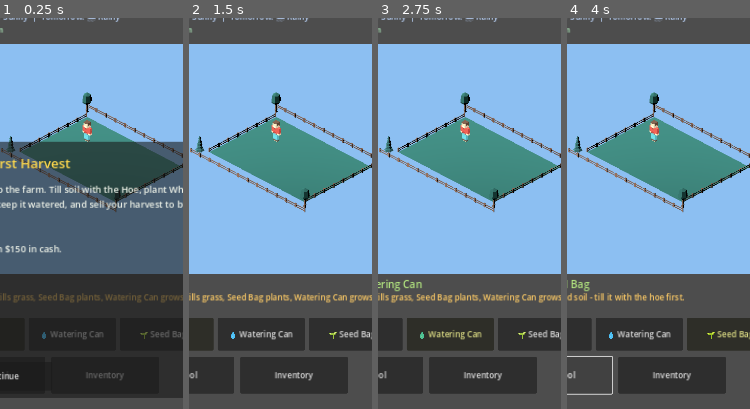
Above: before the commit, frames 1-4 (left to right).
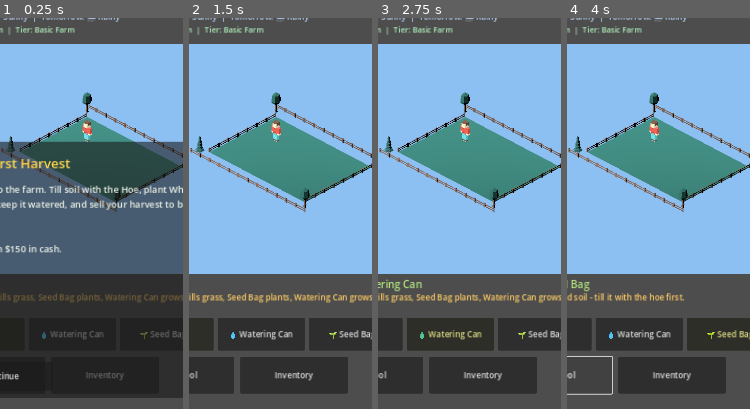
Above: after the commit, the same moments.

Repository: JLA92-bit/JLAProjects
Game: Godot game, scene res://scenes/Main.tscn
Two runs of this game, one before a commit and one after it. Both use one fixed random seed, a clock stepped at 60 frames per second and the inputs below.
Inputs:
- Up to frame 1 (0.25 s): no input
- Up to frame 2 (1.5 s): click "Continue" at 0.5 s; click "🔨 Hoe" at 1.25 s
- Up to frame 3 (2.75 s): click "💧 Watering Can" at 2 s
- Up to frame 4 (4 s): click "🌱 Seed Bag" at 2.75 s; click "Use Tool" at 3.5 s
The pictures show only the part of the screen within x 22-72%, y 3-53%; the shares and areas given below are measured in that part.

The runs differ from the first frame. In frame 1, 0.3% of the frame differs, in the area x 4-41%, y 2-5%; in frame 2, 0.3%; in frame 3, 0.3%; in frame 4, 0.3%.

Commit message:
Add Farm Progression tier ladder (Basic -> Advanced Agricultural Business)

Diff:
--- a/godot/scripts/Main.gd
+++ b/godot/scripts/Main.gd
@@ -181,6 +181,17 @@
 		"blight": true,
 		"goal_text": "Own all 20 regions - total world domination.",
 	},
+]
+
+# ---------- Farm progression (infrastructure ladder, separate from the Acts) ----------
+# The Acts above are the story/unlock gate; this ladder is a read-only label
+# reflecting how built-out the player's actual farming operation is, driven
+# by a simple score: +1 per Act reached beyond the first, +1 per equipment
+# upgrade owned. It labels the same growth the player is already causing
+# (more Acts, more upgrades) rather than gating anything new of its own.
+const FARM_TIERS := [
+	"Basic Farm", "Improved Farm", "Specialised Farm",
+	"Productive Farm", "Commercial Operation", "Advanced Agricultural Business",
 ]
 
 # ---------- Game state ----------
@@ -907,6 +918,17 @@
 	_log("Processed %d %s into 1 %s." % [needed, CROPS[key]["name"], recipe["product_name"]])
 	_refresh_all()
 
+func _farm_tier_index() -> int:
+	var owned_upgrade_count := 0
+	for key in UPGRADE_KEYS:
+		if owned_upgrades.get(key, false):
+			owned_upgrade_count += 1
+	var score = current_act + owned_upgrade_count
+	return clampi(score, 0, FARM_TIERS.size() - 1)
+
+func _farm_tier_name() -> String:
+	return FARM_TIERS[_farm_tier_index()]
+
 func _upgrade_locked_reason(key: String) -> String:
 	if key == "storage_silo_2" and not owned_upgrades.get("storage_silo_1", false):
 		return "requires Storage Silo first"
@@ -1250,7 +1272,7 @@
 		event_suffix,
 	]
 	var terrain = _terrain_for_plot(active_plot_id)
-	hud_farm.text = "Farming: %s%s" % [_plot_display_name(active_plot_id), "" if active_plot_id == "home" else " (%s)" % terrain]
+	hud_farm.text = "Farming: %s%s  |  Tier: %s" % [_plot_display_name(active_plot_id), "" if active_plot_id == "home" else " (%s)" % terrain, _farm_tier_name()]
 	map_button.visible = _act()["continents"].size() > 0
 	_refresh_tool_ui()
 	_refresh_inventory_panel()
